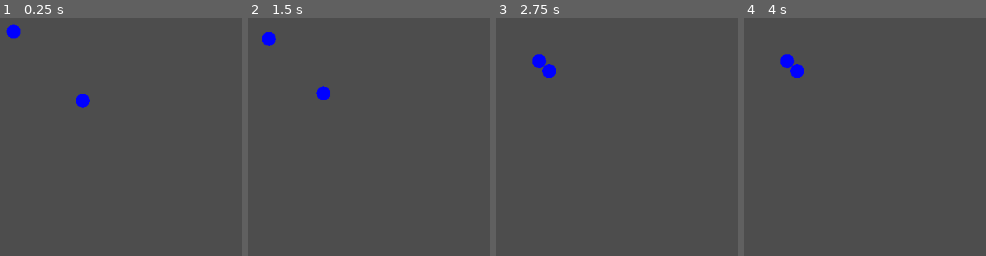
Above: before the commit, frames 1-4 (left to right).
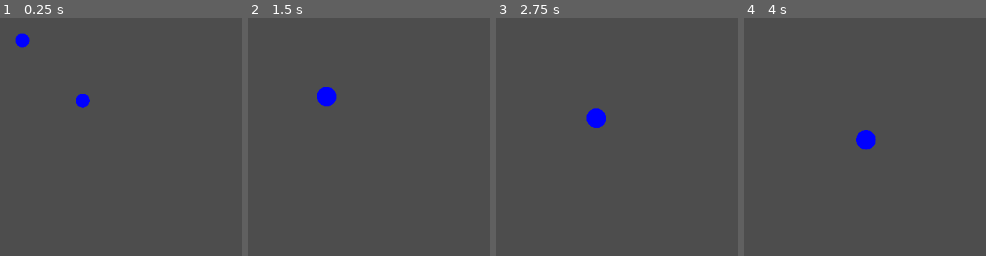
Above: after the commit, the same moments.

Repository: gurung-pawan/gravity
Game: Godot game, scene res://scenes/game.tscn
The game is run twice, just before and just after one commit, with the same random seed, the same clock (stepped at 60 frames per second) and the same inputs.
Inputs:
- Up to frame 1 (0.25 s): no input
- Up to frame 2 (1.5 s): no input
- Up to frame 3 (2.75 s): no input
- Up to frame 4 (4 s): no input

The runs differ from the first frame. In frame 1, 0.6% of the frame differs, in the area x 2-37%, y 2-38%; in frame 2, 0.6%; in frame 3, 1.1%; in frame 4, 1.1%, in the area x 14-55%, y 15-56%.
Error before the commit: Out of bounds get index '0' (on base: 'Dictionary[int, Body]') (res://scripts/game.gd:24)

Commit message:
Prototype 2: - Corrected merging behavior - Merge conserves momentum - prototype displays correct position for the bodies and removes and adds as merging happens

Diff:
--- a/backend/Physics.gd
+++ b/backend/Physics.gd
@@ -1,6 +1,9 @@
 class_name Physics
 
 static var G = SimConfig.G
+
+static func get_momentum(body: Body) -> Vector2:
+    return body.mass * body.velocity
 
 static func get_gravitational_bind_energy(body: Body) -> float:
     return G * (body.mass ** 2) / body.radius
@@ -27,7 +30,7 @@
     else:
         new_position = body_1.position if is_body_1_black_hole else body_2.position
 
-    var new_velocity = body_1.velocity - body_2.velocity
+    var new_velocity = (get_momentum(body_1) + get_momentum(body_2)) / (body_1.mass + body_2.mass)
 
     return {
         "mass": total_mass,
--- a/backend/Sim.gd
+++ b/backend/Sim.gd
@@ -55,3 +55,6 @@
     if bodies_array.size() >= 2:
         update_gravity(TIME_SCALE * delta, bodies_array)
         update_collision(bodies_array)
+    else:
+        for x in bodies_array:
+            x.update_motion_naturally(TIME_SCALE * delta)
--- a/backend/entities/Body.gd
+++ b/backend/entities/Body.gd
@@ -38,3 +38,8 @@
     self.position = _position
     self.velocity = _velocity
     self.acceleration = _acceleration
+
+func update_motion_naturally(delta: float):
+    # When force (incl. gravitational force) is not applied to a body, it doesn't have any acceleration
+    # Inertia
+    self.position += (delta * self.velocity)
--- a/backend/systems/Gravity.gd
+++ b/backend/systems/Gravity.gd
@@ -35,6 +35,5 @@
 		var position = body_1.position + (body_1.velocity * delta) + (0.5 * acceleration * (delta ** 2))
 		var velocity = body_1.velocity + (0.5 * (body_1.acceleration + acceleration) * delta)
 		results.append(GravityResult.new(body_1.id, position, velocity, acceleration))
-		print(body_1.position)
 
 	return results
--- a/scripts/game.gd
+++ b/scripts/game.gd
@@ -12,13 +12,27 @@
 	self.bodies[body.id] = bodyNode
 	bodies_node.add_child(bodyNode)
 
+func remove_body_by_id(_id: int):
+	for body_node in self.bodies_node.get_children():
+		if body_node.id == _id:
+			self.bodies_node.remove_child(body_node)
+			break
+	self.bodies.erase(_id)
+
 func _ready() -> void:
-	var id1 = Sim.make_body(10, 10, Vector2(0, 0), Vector2(0, 0), Body.BodyType.SMALL_BODY)
+	var id1 = Sim.make_body(10, 10, Vector2(0, 0), Vector2(10, 10), Body.BodyType.SMALL_BODY)
 	var id2 = Sim.make_body(10, 10, Vector2(100, 100), Vector2(0, 0), Body.BodyType.SMALL_BODY)
 	add_body(Sim.get_body_by_id(id1))
 	add_body(Sim.get_body_by_id(id2))
 
 func _physics_process(delta: float) -> void:
 	Sim.update_step(delta)
-	for id in bodies:
-		bodies[id].position = Sim.bodies[id].position
+	for id in self.bodies:
+		if id not in Sim.bodies:
+			remove_body_by_id(id)
+			continue
+		self.bodies[id].position = Sim.bodies[id].position
+
+	for id in Sim.bodies:
+		if id not in self.bodies:
+			add_body(Sim.get_body_by_id(id))
